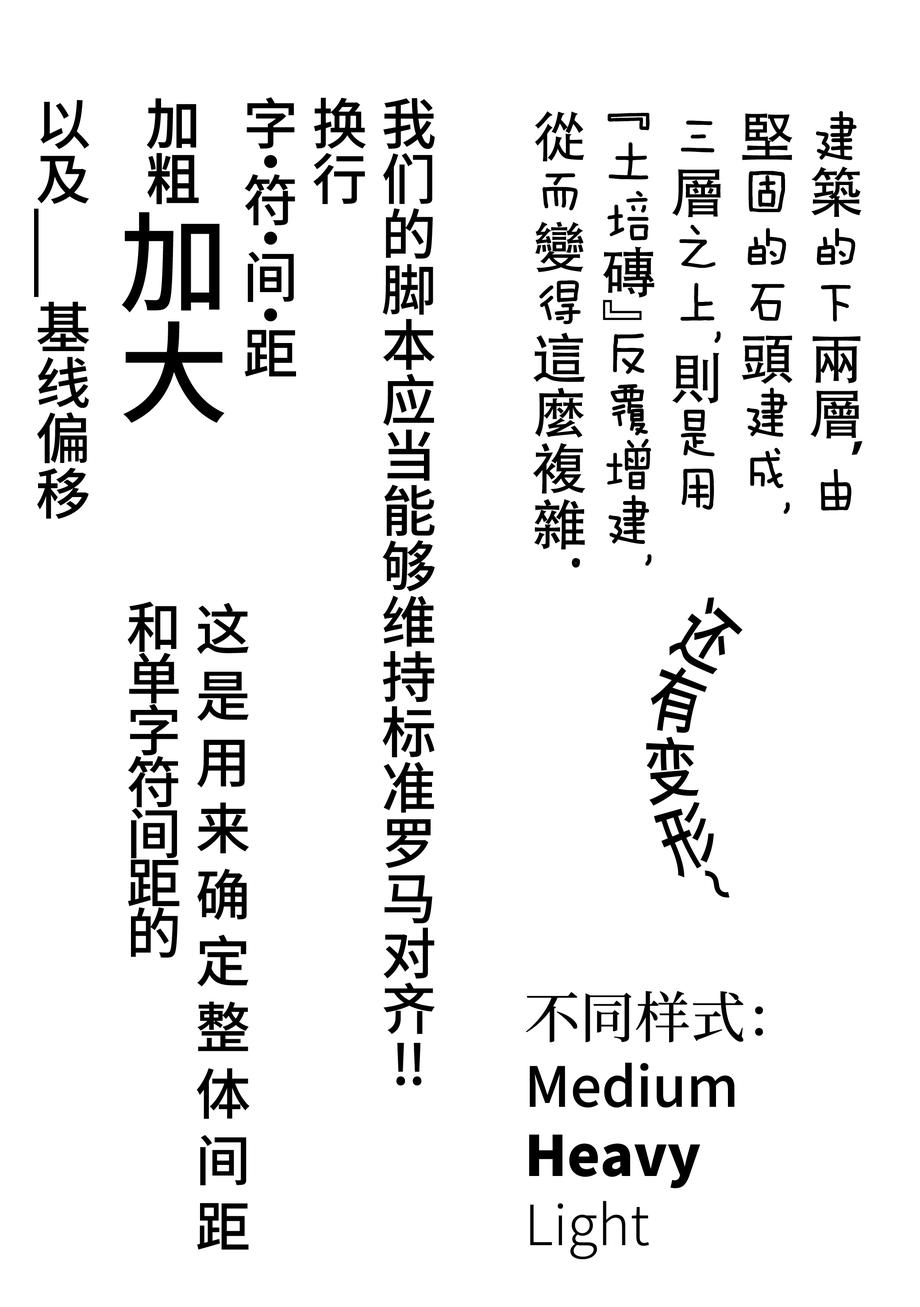
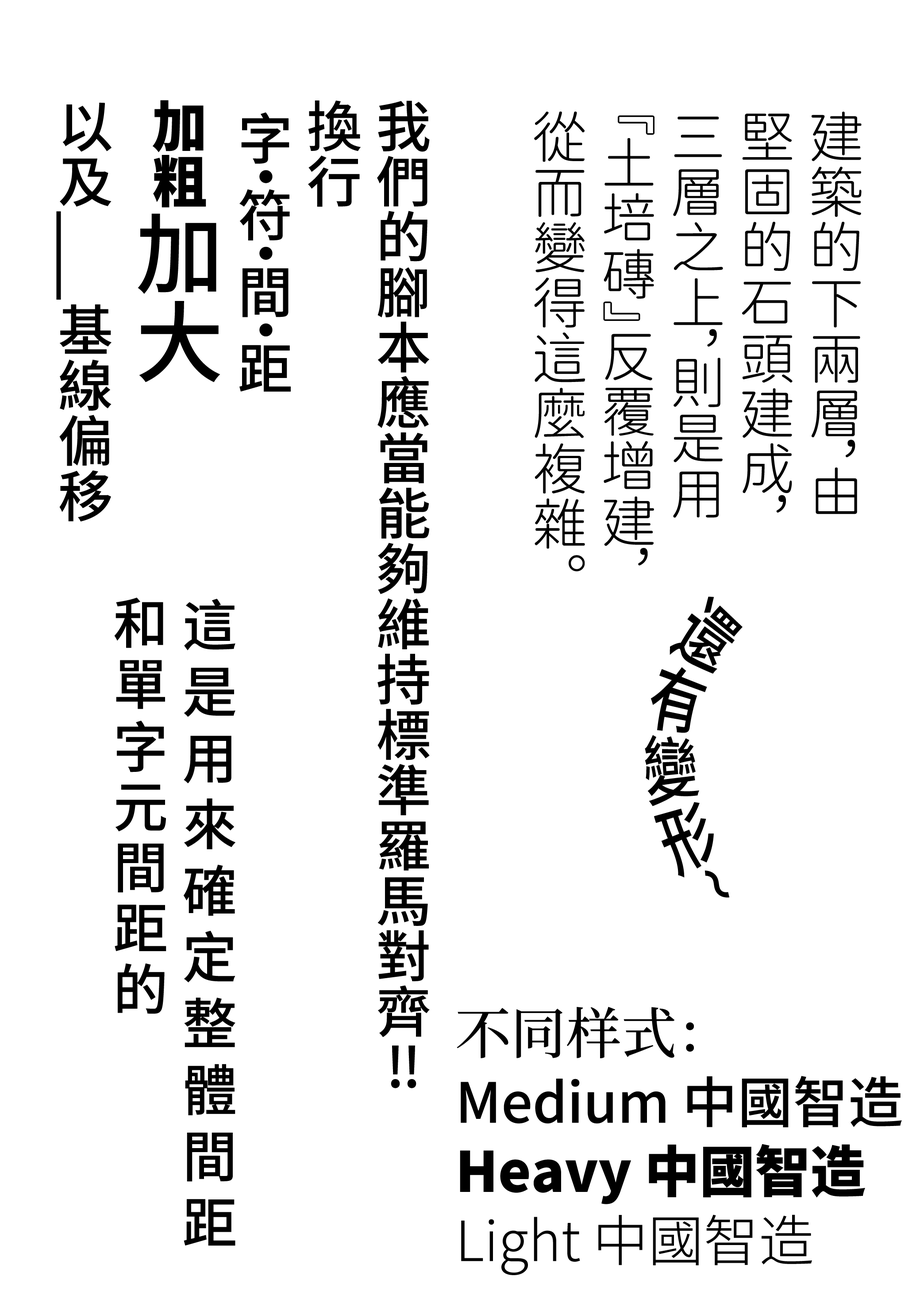
Before/after of a 920 × 1307 layered artwork. What changed in the layer stack:
renamed "还有变形~" to "還有變形~", painted on it over 645, 596, 743, 807
renamed "这是用来确定整体间距 和单字符间距的" to "這是用來確定整體間距 和單字元間距的", painted on it over 114, 597, 250, 1251
renamed "不同样式： Medium Heavy Light" to "不同样式： Medium 中國智造 Heavy 中國智造 Light 中國智造", painted on it over 456, 991, 903, 1276
renamed "我们的脚本应当能够维持标准罗马对齐!! 换行 字·符·间·距 加粗加大 以及——基线偏移" to "我們的腳本應當能夠維持標準羅馬對齊!! 換行 字·符·間·距 加粗加大 以及——基線偏移", painted on it over 34, 96, 436, 1089
painted on "建築的下兩層，由 堅固的石頭建成， 三層之上，則是用 『土培磚』反覆增建， 從而變得這麼複雜。" over 533, 111, 863, 572
